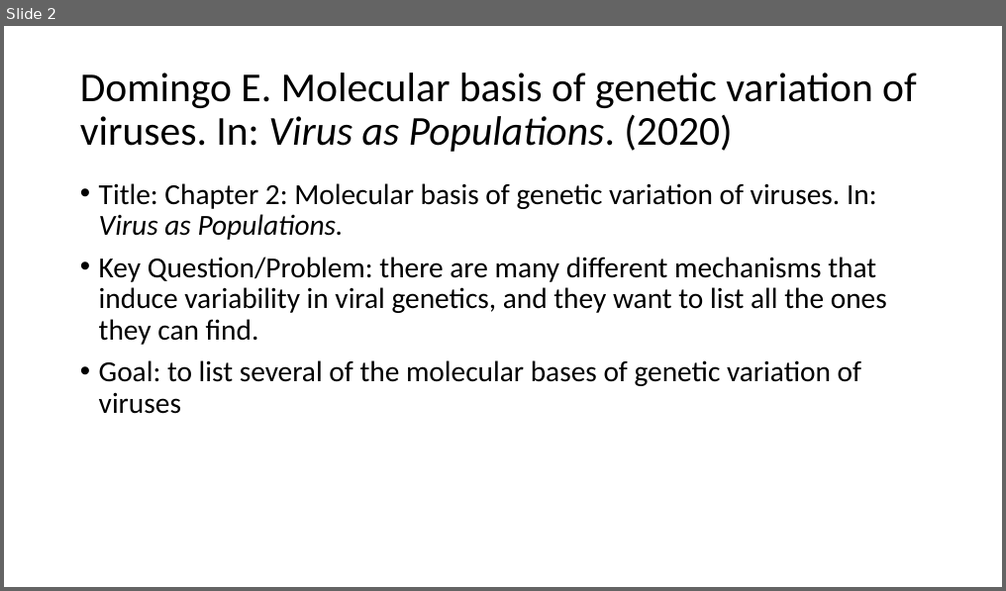
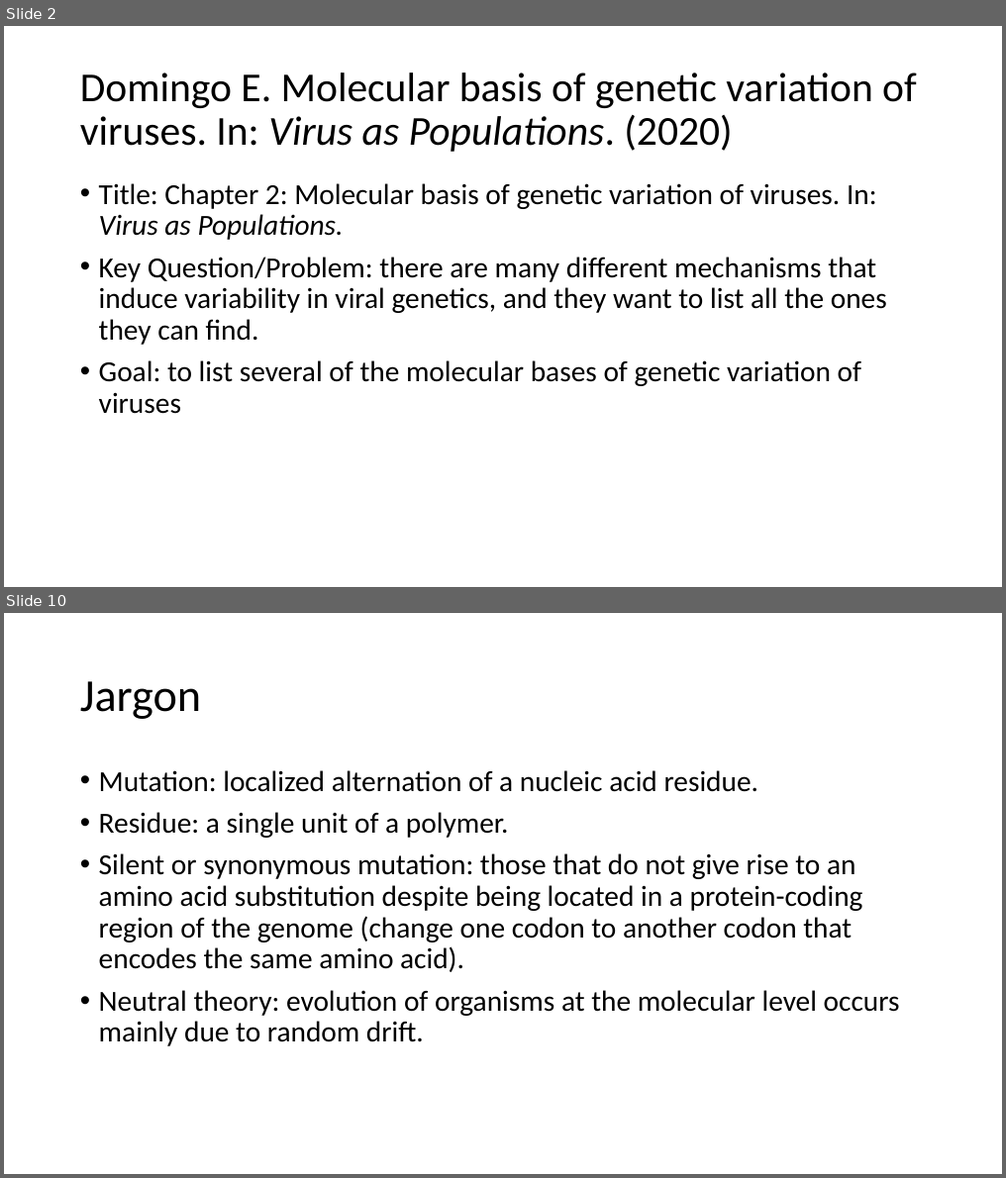
Before and after one commit to wzbillings/EPID-8200, a slide deck: Assignments/ZB-Week3-Readings.pptx. Shown one above the other, each under a label of ours: slide 2 before the commit, slides 2 and 10 after it; the slides between them are not shown. The pictures are 1006x591 and 1006x1178 pixels, drawn with LibreOffice and Linux fonts; fonts in the diff are those of the drawing. Boxes give left, top, right and bottom in pixels: in the first picture for what was removed or moved away, otherwise in the second. Text is boxed around its words. In the diff, an @@ line names an element or a change of style, - is before the commit and + after.

```diff
--- a/Assignments/ZB-Week3-Readings.pptx
+++ b/Assignments/ZB-Week3-Readings.pptx
@@ slide 10 added at <box>4,613,1002,1174</box>, background #FFFFFF @@
@@ title added at <box>80,681,201,719</box>, 44 pt, text #000000 @@
+Jargon
@@ text added at <box>99,770,900,1047</box>, 28 pt, text #000000 @@
+• Mutation: localized alternation of a nucleic acid residue.
+• Residue: a single unit of a polymer.
+• Silent or synonymous mutation: those that do not give rise to an amino acid substitution despite being located in a protein-coding region of the genome (change one codon to another codon that encodes the same amino acid).
+• Neutral theory: evolution of organisms at the molecular level occurs mainly due to random drift.
```
Also in this commit, not shown: 1 slide changed, 9 other slides added, 2 slides removed.
